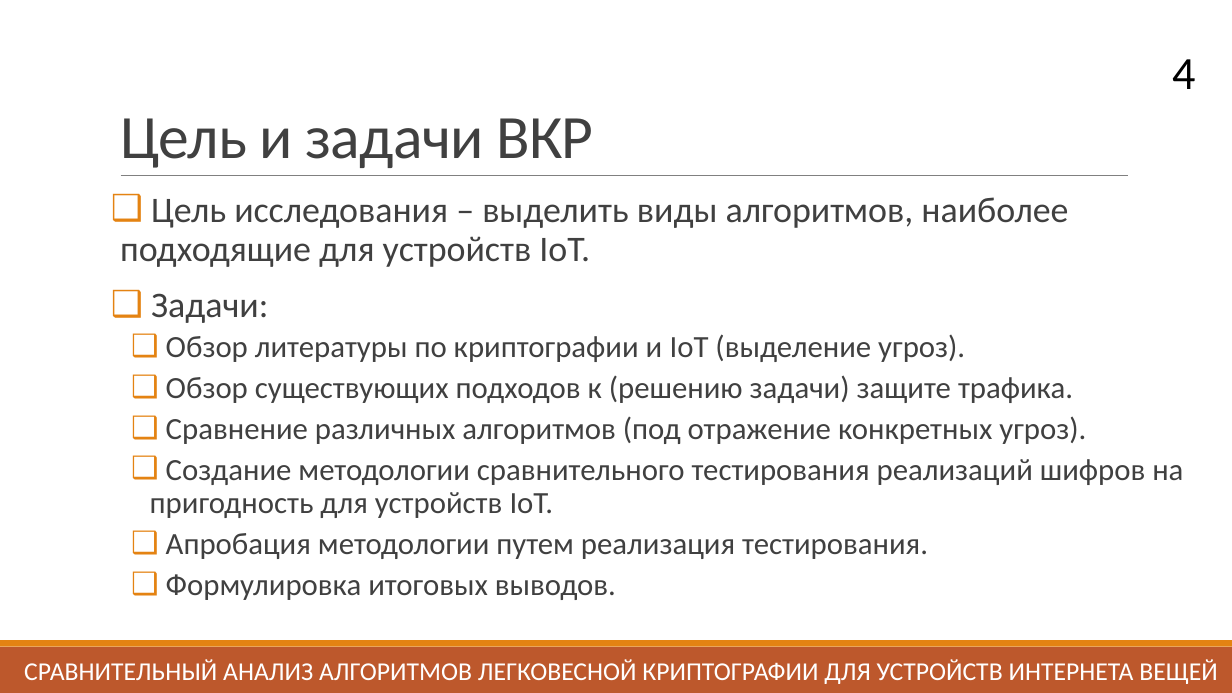
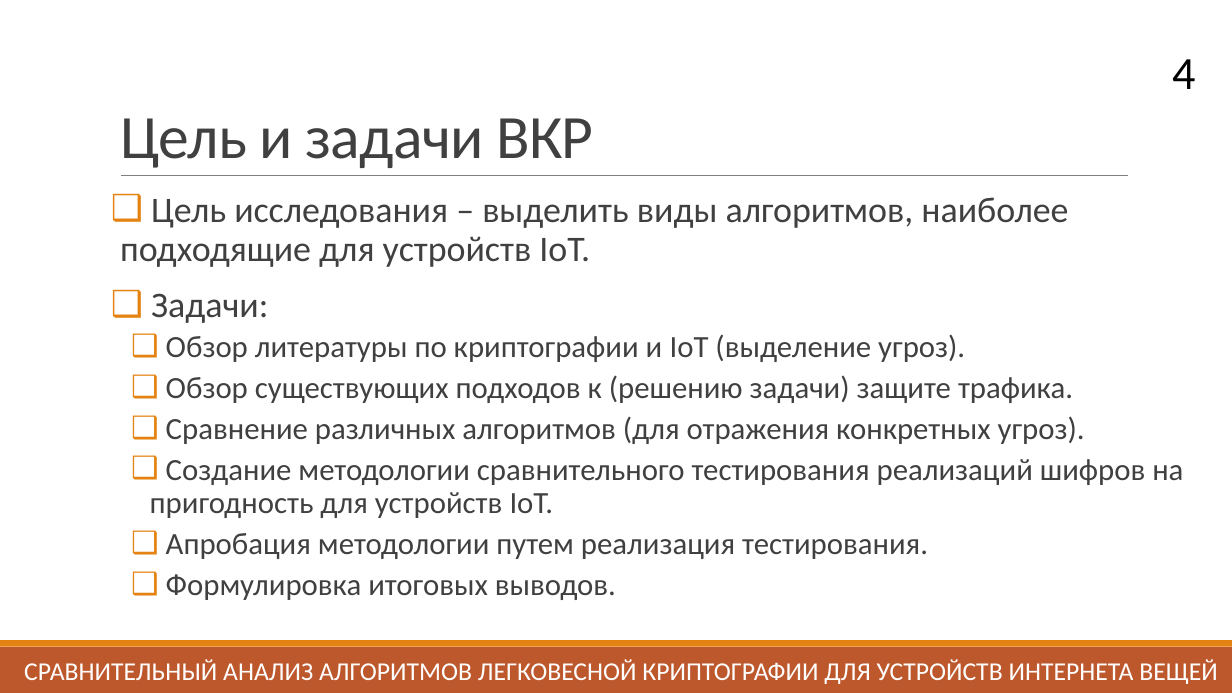
Before and after one commit to daniel-momot/GraduateWork, a slide deck: slide 4 of Выступление/Презентация.pptx. Drawn at 1232x693 pixels with LibreOffice and Linux fonts; fonts in the diff are those of the drawing. Boxes give left, top, right and bottom in pixels: in the first picture for what was removed or moved away, otherwise in the second. Text is boxed around its words. In the diff, an @@ line names an element or a change of style, - is before the commit and + after.

```diff
--- a/Выступление/Презентация.pptx
+++ b/Выступление/Презентация.pptx
@@ text at bbox=[166, 416, 1085, 444]: text changed @@
-  ❑ Сравнение различных алгоритмов (под отражение конкретных угроз).
+  ❑ Сравнение различных алгоритмов (для отражения конкретных угроз).
```
Also in this commit, not shown: 9 other slides changed, 2 slides added, 1 slide removed.
